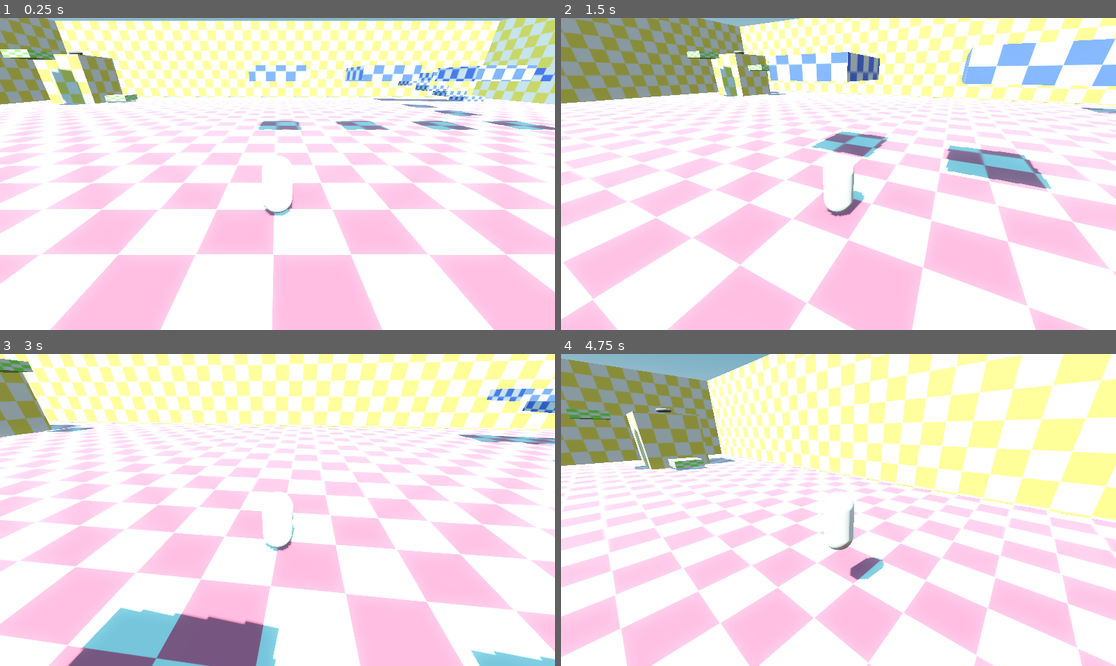
Above: before the commit, frames 1-4 (two rows, left to right).
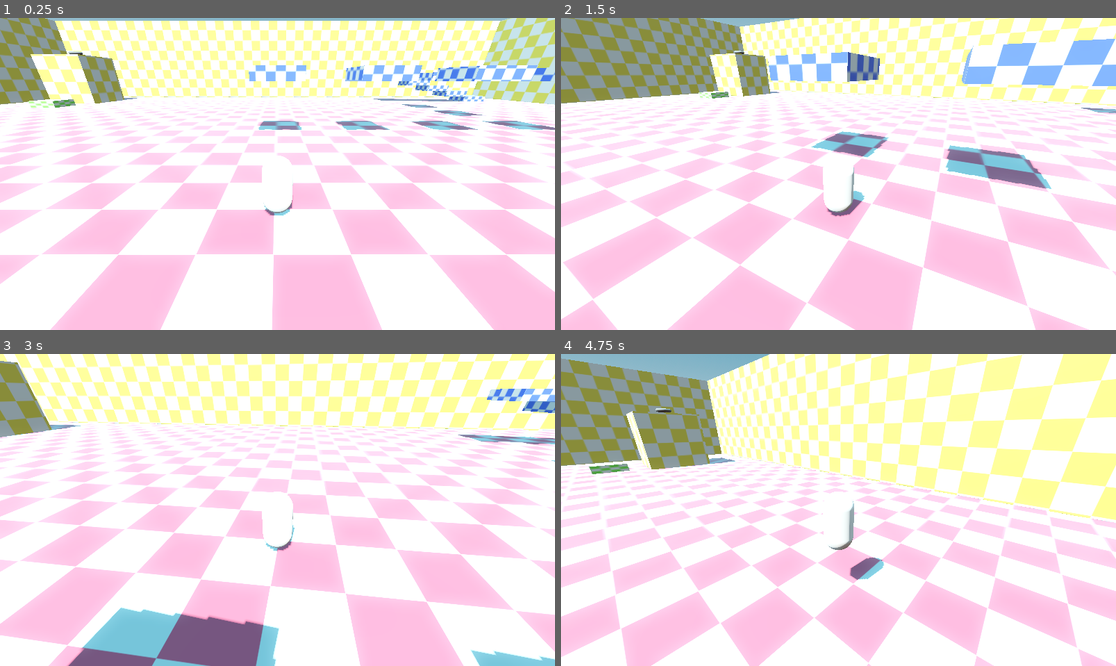
Above: after the commit, the same moments.

Repository: Mettle0/Treasure_Hunter
Game: Godot game, scene res://main.tscn
The game is run twice, just before and just after one commit, with the same random seed, the same clock (stepped at 60 frames per second) and the same inputs.
Inputs (mouse positions are in pixels of both pictures, inside the frame that each line leads up to):
- Up to frame 1 (0.25 s): no input
- Up to frame 2 (1.5 s): move the mouse to (866, 174) at 0.52 s; press the mouse at (866, 174) at 0.53 s; hold W (forward) from 0.53 s (still down); tap Space (jump) at 0.77 s; move the mouse to (810, 174) at 1.27 s; release the mouse at (810, 174) at 1.28 s; click (810, 174) at 1.35 s
- Up to frame 3 (3 s): keep holding W (forward); tap Space (jump) at 1.52 s; move the mouse to (288, 503) at 2.02 s; press the mouse at (288, 503) at 2.03 s; move the mouse to (271, 516) at 2.77 s; release the mouse at (271, 516) at 2.78 s; click (271, 516) at 2.85 s
- Up to frame 4 (4.75 s): keep holding W (forward); tap Space (jump) at 3.02, 3.77, 4.52 s; move the mouse to (877, 513) at 3.52 s; press the mouse at (877, 513) at 3.53 s; move the mouse to (794, 506) at 4.27 s; release the mouse at (794, 506) at 4.28 s; click (794, 506) at 4.35 s

The runs differ from the first frame. In frame 1, 0.9% of the frame differs, in the area x 0-25%, y 10-29%; in frame 2, 0.5%; in frame 3, 0.3%; in frame 4, 0.7%.

Commit message:
Updated Moving Platforms
-Moving platforms now simplified to a general "Platform" scene file. This will handle platforms of differing behaviors
-TODO: Add toggle and logic for different platform types

Diff:
--- a/level.tscn
+++ b/level.tscn
@@ -1,11 +1,10 @@
-[gd_scene load_steps=11 format=3 uid="uid://dmmirgcbk7253"]
+[gd_scene load_steps=10 format=3 uid="uid://dmmirgcbk7253"]
 
 [ext_resource type="Script" uid="uid://da8frvui0ch7p" path="res://level.gd" id="1_0b4ue"]
 [ext_resource type="PackedScene" uid="uid://cs3vnoy4msd86" path="res://scenes/entities/player/player.tscn" id="1_u52ul"]
 [ext_resource type="PackedScene" uid="uid://rfvtu2ug6cdd" path="res://beta_map_001_col.tscn" id="3_oi3di"]
 [ext_resource type="PackedScene" uid="uid://bcxtstv02oxwd" path="res://location_manager.tscn" id="5_f2txt"]
-[ext_resource type="PackedScene" uid="uid://xigieg11i61g" path="res://scenes/objects/Stage Interactables/moving_platform.tscn" id="5_n6hdu"]
-[ext_resource type="PackedScene" uid="uid://btknl3fc12ieq" path="res://scenes/objects/Stage Interactables/moving platform toggleable.tscn" id="7_km5ld"]
+[ext_resource type="PackedScene" uid="uid://btknl3fc12ieq" path="res://scenes/objects/Stage Interactables/Platform.tscn" id="6_1ainy"]
 [ext_resource type="PackedScene" uid="uid://cgetcn0niro77" path="res://scenes/objects/Stage Interactables/beta_button.tscn" id="7_n6hdu"]
 
 [sub_resource type="ProceduralSkyMaterial" id="ProceduralSkyMaterial_5xgho"]
@@ -58,11 +57,8 @@
 [node name="L5" type="Node3D" parent="Location Manager"]
 transform = Transform3D(1, 0, 0, 0, 1, 0, 0, 0, 1, 37.0881, 0.435634, 61.745)
 
-[node name="Moving Platform" parent="." instance=ExtResource("5_n6hdu")]
-transform = Transform3D(1, 0, 0, 0, 1, 0, 0, 0, 1, -31.6064, 0, -38.0505)
-
 [node name="Beta-Button" parent="." instance=ExtResource("7_n6hdu")]
 transform = Transform3D(0.436386, 0, 0, 0, 0.436386, 0, 0, 0, 0.436386, -40.6487, 0, -2.03627)
 
-[node name="Elevator (Toggleable)" parent="." instance=ExtResource("7_km5ld")]
-transform = Transform3D(1, 0, 0, 0, 1, 0, 0, 0, 1, -38, 0.228809, -30)
+[node name="Platform" parent="." instance=ExtResource("6_1ainy")]
+transform = Transform3D(1, 0, 0, 0, 1, 0, 0, 0, 1, -37.4921, 0.499996, -29.8674)
--- a/main.tscn
+++ b/main.tscn
@@ -5,7 +5,7 @@
 
 [node name="Main" type="Node"]
 
-[node name="Level" parent="." instance=ExtResource("1_ig7tw")]
-
 [node name="UI" type="CanvasLayer" parent="."]
 script = ExtResource("2_0xm2m")
+
+[node name="Level" parent="." instance=ExtResource("1_ig7tw")]
--- /dev/null
+++ b/scenes/objects/Stage Interactables/Platform.tscn
@@ -0,0 +1,61 @@
+[gd_scene load_steps=9 format=3 uid="uid://btknl3fc12ieq"]
+
+[ext_resource type="Script" uid="uid://drgb4gi5qyoup" path="res://scenes/objects/Stage Interactables/platform.gd" id="1_wcjdu"]
+[ext_resource type="Texture2D" uid="uid://tguh8d76kfd7" path="res://resources/Green Tile.png" id="2_by3ey"]
+
+[sub_resource type="BoxShape3D" id="BoxShape3D_8cye3"]
+size = Vector3(3.95844, 1, 3.57666)
+
+[sub_resource type="StandardMaterial3D" id="StandardMaterial3D_2orkt"]
+albedo_texture = ExtResource("2_by3ey")
+uv1_scale = Vector3(6, 3, 3)
+
+[sub_resource type="BoxMesh" id="BoxMesh_aicyk"]
+
+[sub_resource type="Animation" id="Animation_wcjdu"]
+resource_name = "Elevator"
+length = 4.0
+loop_mode = 1
+tracks/0/type = "position_3d"
+tracks/0/imported = false
+tracks/0/enabled = true
+tracks/0/path = NodePath(".")
+tracks/0/interp = 1
+tracks/0/loop_wrap = true
+tracks/0/keys = PackedFloat32Array(0, 1, 0, 0, 0, 1, 1, 0, 7.5, 0, 2, 1, 0, 7.5, 0, 3, 1, 0, 0, 0)
+
+[sub_resource type="Animation" id="Animation_qr7e1"]
+length = 0.001
+tracks/0/type = "position_3d"
+tracks/0/imported = false
+tracks/0/enabled = true
+tracks/0/path = NodePath(".")
+tracks/0/interp = 1
+tracks/0/loop_wrap = true
+tracks/0/keys = PackedFloat32Array(0, 1, 0, 0, 0)
+
+[sub_resource type="AnimationLibrary" id="AnimationLibrary_26sjw"]
+_data = {
+&"Elevator": SubResource("Animation_wcjdu"),
+&"RESET": SubResource("Animation_qr7e1")
+}
+
+[node name="Platform" type="Node3D"]
+
+[node name="Platform" type="AnimatableBody3D" parent="."]
+script = ExtResource("1_wcjdu")
+
+[node name="CollisionShape3D" type="CollisionShape3D" parent="Platform"]
+transform = Transform3D(1, 0, 0, 0, 1, 0, 0, 0, 1, 0, 0, -0.0090332)
+shape = SubResource("BoxShape3D_8cye3")
+
+[node name="MeshInstance3D" type="MeshInstance3D" parent="Platform"]
+transform = Transform3D(3.91587, 0, 0, 0, 1, 0, 0, 0, 3.66046, 0, 0, 0)
+material_override = SubResource("StandardMaterial3D_2orkt")
+mesh = SubResource("BoxMesh_aicyk")
+skeleton = NodePath("../..")
+
+[node name="AnimationPlayer" type="AnimationPlayer" parent="Platform"]
+libraries = {
+&"": SubResource("AnimationLibrary_26sjw")
+}
--- a/scenes/objects/Stage Interactables/beta_button.gd
+++ b/scenes/objects/Stage Interactables/beta_button.gd
@@ -1,7 +1,7 @@
 extends Node3D
 
 @onready var animation_player: AnimationPlayer = $AnimationPlayer
-
+@onready var buttonPressed: bool = false
 # Called when the node enters the scene tree for the first time.
 func _ready() -> void:
 	pass # Replace with function body.
@@ -13,6 +13,7 @@
 
 
 func _on_switch_body_entered(body: Node3D) -> void:
-	if body.is_in_group("Player"):
+	if body.is_in_group("Player") && not buttonPressed:
+		buttonPressed = true
 		animation_player.play("Pressed")
 		EventBus.stage_buttonPressed.emit(self)
--- a/scenes/objects/Stage Interactables/moving platform toggleable.tscn
+++ /dev/null
@@ -1,62 +0,0 @@
-[gd_scene load_steps=9 format=3 uid="uid://btknl3fc12ieq"]
-
-[ext_resource type="Script" uid="uid://cv218dc0i2v2b" path="res://scenes/objects/Stage Interactables/moving_platform toggleable.gd" id="1_iug1r"]
-[ext_resource type="Texture2D" uid="uid://tguh8d76kfd7" path="res://resources/Green Tile.png" id="2_by3ey"]
-
-[sub_resource type="Animation" id="Animation_n6hdu"]
-resource_name = "Elevator"
-length = 6.0
-loop_mode = 1
-tracks/0/type = "position_3d"
-tracks/0/imported = false
-tracks/0/enabled = true
-tracks/0/path = NodePath("StaticBody3D")
-tracks/0/interp = 1
-tracks/0/loop_wrap = true
-tracks/0/keys = PackedFloat32Array(0, 1, 0, 0, 0, 1.96667, 1, 0, 7.5, 0, 3, 1, 0, 7.5, 0, 5, 1, 0, 0, 0)
-
-[sub_resource type="Animation" id="Animation_km5ld"]
-length = 0.001
-tracks/0/type = "position_3d"
-tracks/0/imported = false
-tracks/0/enabled = true
-tracks/0/path = NodePath("StaticBody3D")
-tracks/0/interp = 1
-tracks/0/loop_wrap = true
-tracks/0/keys = PackedFloat32Array(0, 1, 0, 7.29848, 0)
-
-[sub_resource type="AnimationLibrary" id="AnimationLibrary_i2t4f"]
-_data = {
-&"Elevator": SubResource("Animation_n6hdu"),
-&"RESET": SubResource("Animation_km5ld")
-}
-
-[sub_resource type="BoxShape3D" id="BoxShape3D_8cye3"]
-size = Vector3(3.95844, 1, 3.57666)
-
-[sub_resource type="StandardMaterial3D" id="StandardMaterial3D_2orkt"]
-albedo_texture = ExtResource("2_by3ey")
-uv1_scale = Vector3(6, 3, 3)
-
-[sub_resource type="BoxMesh" id="BoxMesh_aicyk"]
-
-[node name="Elevator (Toggleable)" type="Node3D"]
-script = ExtResource("1_iug1r")
-
-[node name="AnimationPlayer" type="AnimationPlayer" parent="."]
-libraries = {
-&"": SubResource("AnimationLibrary_i2t4f")
-}
-
-[node name="StaticBody3D" type="StaticBody3D" parent="."]
-transform = Transform3D(1, 0, 0, 0, 1, 0, 0, 0, 1, 0, 7.29848, 0)
-
-[node name="CollisionShape3D" type="CollisionShape3D" parent="StaticBody3D"]
-transform = Transform3D(1, 0, 0, 0, 1, 0, 0, 0, 1, 0, 0, -0.0090332)
-shape = SubResource("BoxShape3D_8cye3")
-
-[node name="MeshInstance3D" type="MeshInstance3D" parent="StaticBody3D"]
-transform = Transform3D(3.91587, 0, 0, 0, 1, 0, 0, 0, 3.66046, 0, 0, 0)
-material_override = SubResource("StandardMaterial3D_2orkt")
-mesh = SubResource("BoxMesh_aicyk")
-skeleton = NodePath("../..")
--- a/scenes/objects/Stage Interactables/moving_platform.gd
+++ /dev/null
@@ -1,12 +0,0 @@
-extends Node3D
-
-
-# Called when the node enters the scene tree for the first time.
-func _ready():
-	$AnimationPlayer.play("Elevator")
-	pass # Replace with function body.
-
-
-# Called every frame. 'delta' is the elapsed time since the previous frame.
-func _process(delta: float) -> void:
-	pass
--- a/scenes/objects/Stage Interactables/moving_platform.tscn
+++ /dev/null
@@ -1,62 +0,0 @@
-[gd_scene load_steps=9 format=3 uid="uid://xigieg11i61g"]
-
-[ext_resource type="Script" uid="uid://drgb4gi5qyoup" path="res://scenes/objects/Stage Interactables/moving_platform.gd" id="1_m2hcq"]
-[ext_resource type="Texture2D" uid="uid://tguh8d76kfd7" path="res://resources/Green Tile.png" id="2_dn7of"]
-
-[sub_resource type="Animation" id="Animation_n6hdu"]
-resource_name = "Elevator"
-length = 6.0
-loop_mode = 1
-tracks/0/type = "position_3d"
-tracks/0/imported = false
-tracks/0/enabled = true
-tracks/0/path = NodePath("StaticBody3D")
-tracks/0/interp = 1
-tracks/0/loop_wrap = true
-tracks/0/keys = PackedFloat32Array(0, 1, 0, -0.122274, 0, 1.96667, 1, 0, 7.29848, 0, 3, 1, 0, 7.29848, 0, 5, 1, 0, -0.122262, 0)
-
-[sub_resource type="Animation" id="Animation_km5ld"]
-length = 0.001
-tracks/0/type = "position_3d"
-tracks/0/imported = false
-tracks/0/enabled = true
-tracks/0/path = NodePath("StaticBody3D")
-tracks/0/interp = 1
-tracks/0/loop_wrap = true
-tracks/0/keys = PackedFloat32Array(0, 1, 0, 7.29848, 0)
-
-[sub_resource type="AnimationLibrary" id="AnimationLibrary_i2t4f"]
-_data = {
-&"Elevator": SubResource("Animation_n6hdu"),
-&"RESET": SubResource("Animation_km5ld")
-}
-
-[sub_resource type="BoxShape3D" id="BoxShape3D_8cye3"]
-size = Vector3(3.95844, 1, 3.57666)
-
-[sub_resource type="StandardMaterial3D" id="StandardMaterial3D_2orkt"]
-albedo_texture = ExtResource("2_dn7of")
-uv1_scale = Vector3(6, 3, 3)
-
-[sub_resource type="BoxMesh" id="BoxMesh_aicyk"]
-
-[node name="Elevator" type="Node3D"]
-script = ExtResource("1_m2hcq")
-
-[node name="AnimationPlayer" type="AnimationPlayer" parent="."]
-libraries = {
-&"": SubResource("AnimationLibrary_i2t4f")
-}
-
-[node name="StaticBody3D" type="StaticBody3D" parent="."]
-transform = Transform3D(1, 0, 0, 0, 1, 0, 0, 0, 1, 0, 7.29848, 0)
-
-[node name="CollisionShape3D" type="CollisionShape3D" parent="StaticBody3D"]
-transform = Transform3D(1, 0, 0, 0, 1, 0, 0, 0, 1, 0, 0, -0.0090332)
-shape = SubResource("BoxShape3D_8cye3")
-
-[node name="MeshInstance3D" type="MeshInstance3D" parent="StaticBody3D"]
-transform = Transform3D(3.91587, 0, 0, 0, 1, 0, 0, 0, 3.66046, 0, 0, 0)
-material_override = SubResource("StandardMaterial3D_2orkt")
-mesh = SubResource("BoxMesh_aicyk")
-skeleton = NodePath("../..")
--- a/scenes/objects/Stage Interactables/moving_platform toggleable.gd
+++ b/scenes/objects/Stage Interactables/platform.gd
@@ -1,7 +1,6 @@
-extends Node3D
+extends AnimatableBody3D
 @onready var animation_player: AnimationPlayer = $AnimationPlayer
-
-
+@onready var buttonState: bool
 
 
 
@@ -15,8 +14,10 @@
 	pass
 
 func _on_stage_buttonPressed(buttonID) -> void:
-	animation_player.play("Elevator")
-	var SoundButton = AudioStreamPlayer.new()
-	SoundButton.stream = preload("res://resources/ButtonBeep.mp3")
-	add_child(SoundButton)
-	SoundButton.play()
+	if buttonState == false:
+		buttonState = true
+		animation_player.play("Elevator")
+		var SoundButton = AudioStreamPlayer.new()
+		SoundButton.stream = preload("res://resources/ButtonBeep.mp3")
+		add_child(SoundButton)
+		SoundButton.play()
Not shown, removed: scenes/objects/Stage Interactables/moving_platform toggleable.gd.uid
Renamed: scenes/objects/Stage Interactables/moving_platform.gd.uid -> scenes/objects/Stage Interactables/platform.gd.uid
